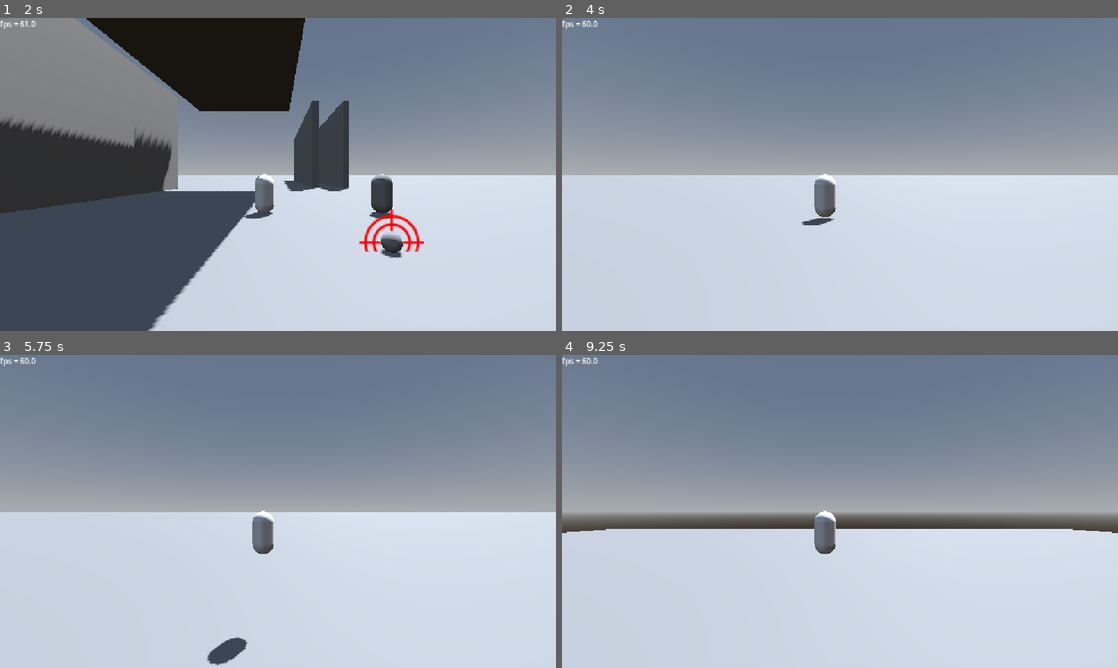
Above: before the commit, frames 1-4 (two rows, left to right).
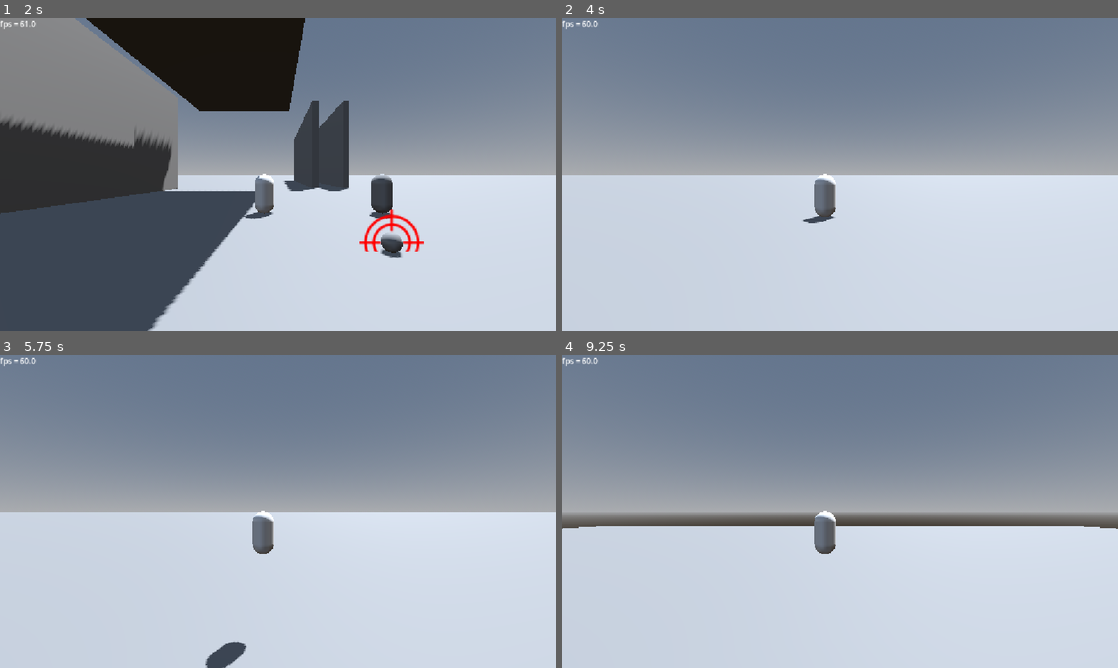
Above: after the commit, the same moments.

Repository: mrgarso/azure-latch
Game: Godot game, scene res://scenes/main_menu.tscn
The game is run twice, just before and just after one commit, with the same random seed, the same clock (stepped at 60 frames per second) and the same inputs. The engine's default icon, where the game draws it, is replaced by a stand-in: a white triangle on a blue panel in a dark square.
Inputs (mouse positions are in pixels of both pictures, inside the frame that each line leads up to):
- Up to frame 1 (2 s): click (189, 133) at 0.52 s; type "12" at 0.6 s; click (366, 133) at 0.75 s; type "12" at 0.83 s; click "PLAY" at 1.25 s
- Up to frame 2 (4 s): tap Enter at 2 s; move the mouse to (962, 158) at 2.02 s; tap 1 (1) at 2.1 s; tap A (a) at 2.3, 2.85 s; move the mouse to (728, 190) at 2.77 s; tap D (d) at 3.05, 3.6 s; move the mouse to (895, 105) at 3.52 s; tap E (e) at 3.8 s
- Up to frame 3 (5.75 s): tap Space (space) at 4.25 s; move the mouse to (250, 574) at 4.27 s; tap E (e) at 4.35 s; tap S (s) at 4.55, 5.1 s; tap Enter at 5 s; move the mouse to (444, 558) at 5.02 s; hold Space (space) from 5.03 s (still down)
- Up to frame 4 (9.25 s): move the mouse to (673, 464) at 5.77 s; release Space (space) at 5.78 s; tap Space (space) at 5.85, 6.5, 8.75 s; tap W (w) at 6.05, 6.6 s; move the mouse to (867, 511) at 6.52 s; tap 1 (1) at 6.8, 7.35 s; move the mouse to (756, 433) at 7.27 s; tap A (a) at 7.55, 8.1 s; tap Enter at 8 s; move the mouse to (962, 495) at 8.02 s; tap D (d) at 8.3, 8.85 s; move the mouse to (728, 527) at 8.77 s; tap E (e) at 9.05 s

Frame 1 is identical in both runs. In frame 2, less than 0.1% of the frame differs, in the area x 43-50%, y 63-67%; in frame 3, 0.2%; in frame 4, 0.9%, in the area x 0-100%, y 54-57%.

Commit message:
acomodamiento velocity pt 5

Diff:
--- a/scripts/skills/skill_builder.gd
+++ b/scripts/skills/skill_builder.gd
@@ -11,13 +11,13 @@
 	print("before: ", target.velocity)
 	imp.vec = direction
 	imp.override = override
-	imp.vec.y -= (target.velocity.y / target.current_speed) * (int(!override) * 4)
 	#print(int(!override))
 	target.impulses.append(imp)
 	if fade_out:
 		for i in (Engine.physics_ticks_per_second * duration):
 			print("during: ", target.velocity)
 			imp.vec *= decay
+			imp.vec.y -= custom_gravity * (Engine.time_scale/Engine.physics_ticks_per_second) * 0.5
 			if imp.cleared:
 				break
 			await get_tree().create_timer(Engine.time_scale / Engine.physics_ticks_per_second).timeout
